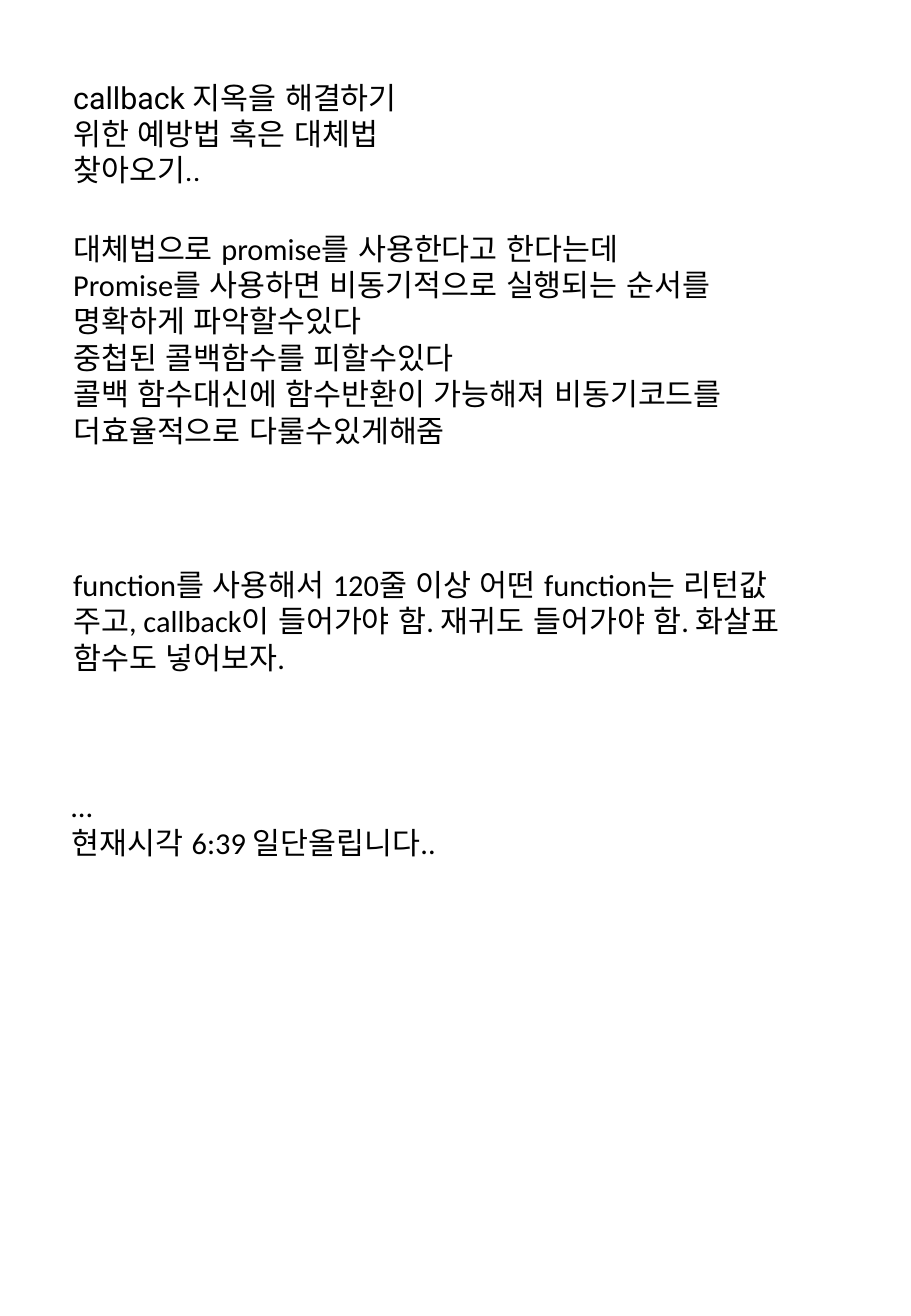
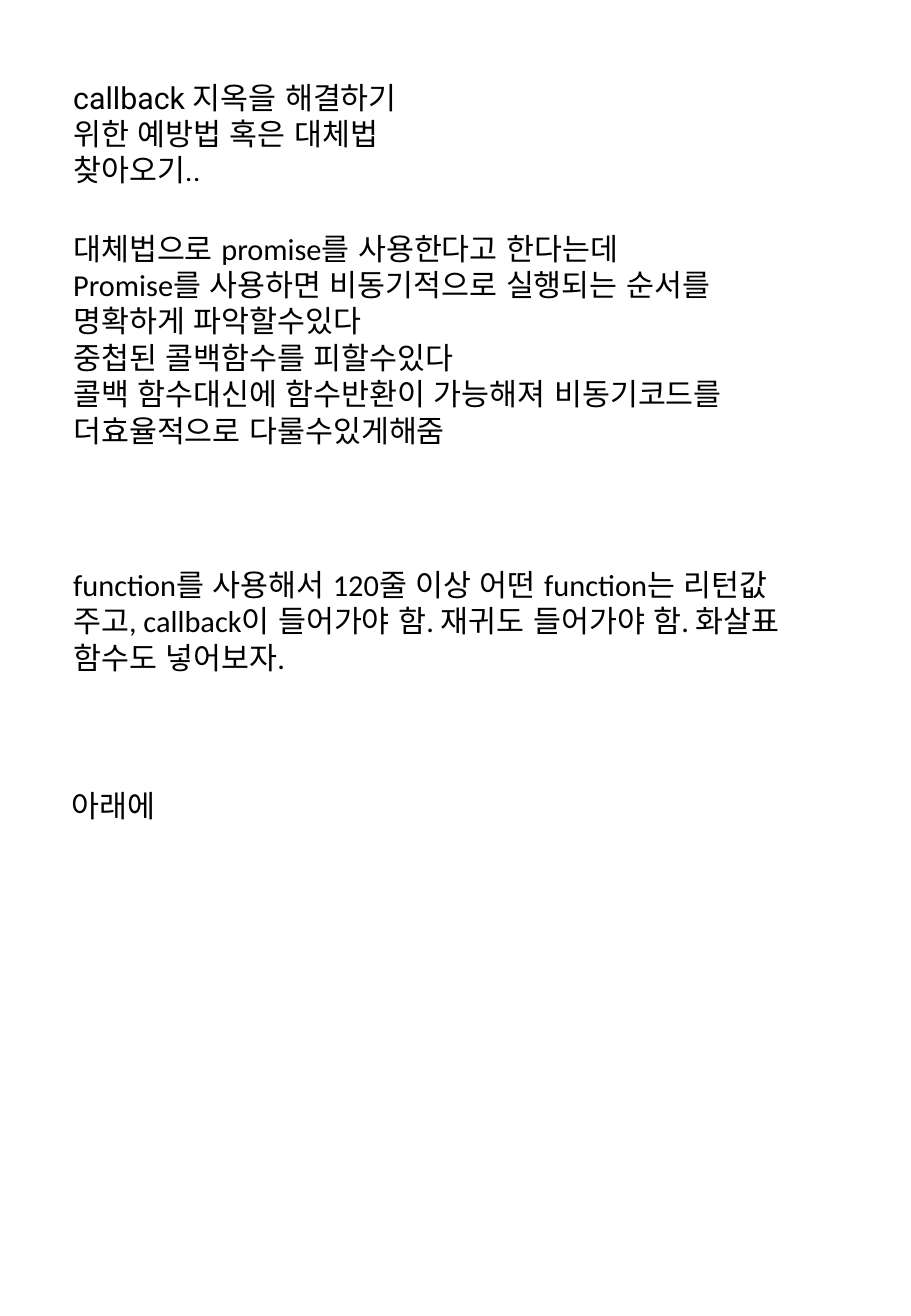
Before and after one commit to 00rok/202302-illegalstudy-JS, a slide deck: slide 6 of week2/js2주 5회차 과제/i-keeper js2주 5회차 과제.pptx. Drawn at 911x1316 pixels with LibreOffice and Linux fonts; fonts in the diff are those of the drawing. Boxes give left, top, right and bottom in pixels: in the first picture for what was removed or moved away, otherwise in the second. Text is boxed around its words. In the diff, an @@ line names an element or a change of style, - is before the commit and + after.

```diff
--- a/week2/js2주 5회차 과제/i-keeper js2주 5회차 과제.pptx
+++ b/week2/js2주 5회차 과제/i-keeper js2주 5회차 과제.pptx
@@ text at (x1=71, y1=792, x2=155, y2=820): text changed @@
-…
-현재시각 6:39 일단올립니다..
+아래에
```
Also in this commit, not shown: 2 slides added, 2 other files.
